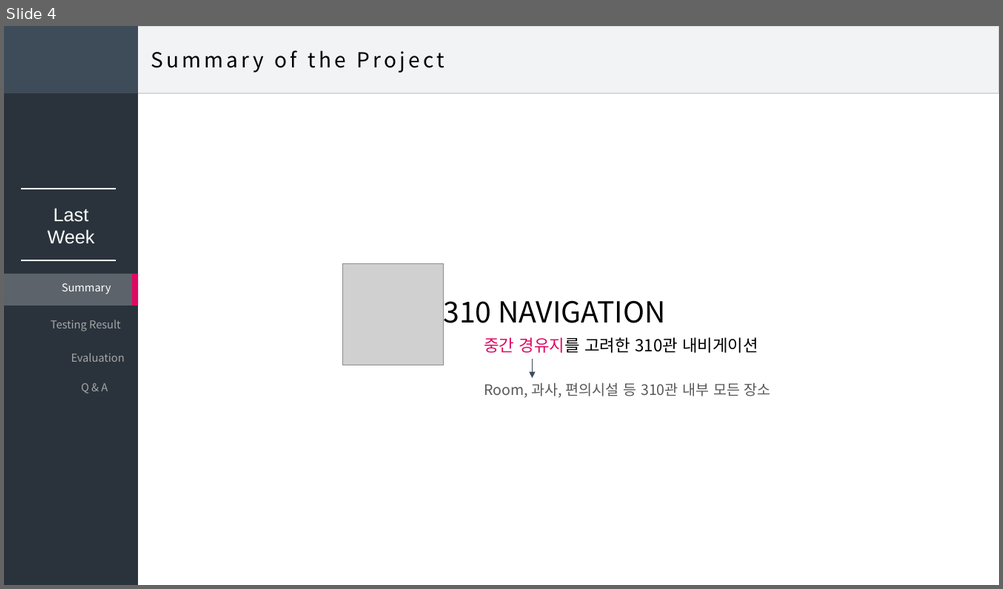
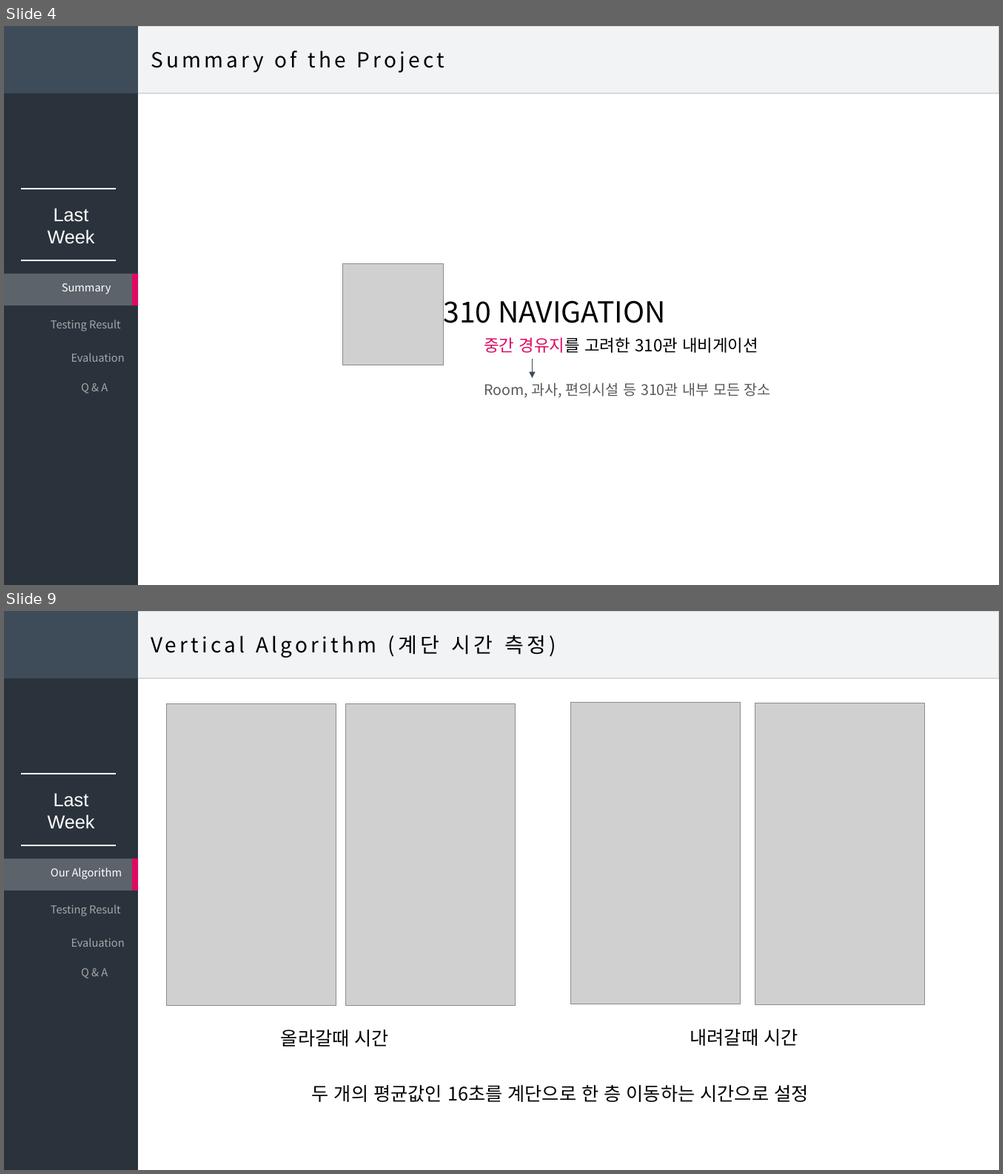
Before and after one commit to DDoGuSulGye/Presentation, a slide deck: Presentation Data/05. Testing & Evaluation.pptx. Shown one above the other, each under a label of ours: slide 4 before the commit, slides 4 and 9 after it; the slides between them are not shown. The pictures are 1003x589 and 1003x1174 pixels, drawn with LibreOffice and Linux fonts; fonts in the diff are those of the drawing; grey boxes stand for pictures. Boxes give left, top, right and bottom in pixels: in the first picture for what was removed or moved away, otherwise in the second. Text is boxed around its words. In the diff, an @@ line names an element or a change of style, - is before the commit and + after.

```diff
--- a/Presentation Data/05. Testing & Evaluation.pptx
+++ b/Presentation Data/05. Testing & Evaluation.pptx
@@ slide 9 added at bbox=[4, 611, 999, 1170], background #FFFFFF @@
@@ rectangle added at bbox=[4, 611, 138, 1170], fill #2A333C @@
@@ rectangle added at bbox=[4, 611, 138, 678], fill #3E4B58 @@
@@ rectangle added at bbox=[121, 611, 999, 678], fill #F1F3F5, outline #D9D9D9 1 pt @@
@@ text added at bbox=[151, 635, 556, 658], 20 pt, text #000000 @@
+Vertical Algorithm (계단 시간 측정)
@@ picture added at bbox=[167, 703, 337, 1005] @@
@@ picture added at bbox=[346, 703, 516, 1005] @@
@@ picture added at bbox=[570, 702, 740, 1004] @@
@@ picture added at bbox=[754, 703, 925, 1005] @@
@@ line added from (20, 774) to (116, 774), #FFFFFF 1.5 pt @@
@@ text added at bbox=[48, 793, 95, 829], 18 pt, text #FFFFFF @@
+Last
+Week
@@ line added from (20, 846) to (116, 846), #FFFFFF 1 pt @@
@@ rectangle added at bbox=[4, 859, 136, 891], fill #FFFFFF at 24% opacity @@
@@ text added at bbox=[51, 868, 122, 880], 10.5 pt, text #FFFFFF @@
+Our Algorithm
@@ rectangle added at bbox=[132, 859, 138, 891], fill #DE0964 @@
@@ text added at bbox=[51, 905, 121, 917], 10.5 pt, text #A6A6A6 @@
+Testing Result
@@ text added at bbox=[71, 938, 125, 947], 10.5 pt, text #A6A6A6 @@
+Evaluation
@@ text added at bbox=[81, 968, 108, 979], 10.5 pt, text #A6A6A6 @@
+Q & A
@@ text added at bbox=[281, 1030, 389, 1047], 18 pt, text #000000 @@
+올라갈때 시간
@@ text added at bbox=[690, 1029, 797, 1046], 18 pt, text #000000 @@
+내려갈때 시간
@@ text added at bbox=[312, 1085, 808, 1102], 18 pt, text #000000 @@
+두 개의 평균값인 16초를 계단으로 한 층 이동하는 시간으로 설정
```
Also in this commit, not shown: 11 slides changed, 5 other slides added, 1 slide removed, 5 other files.
